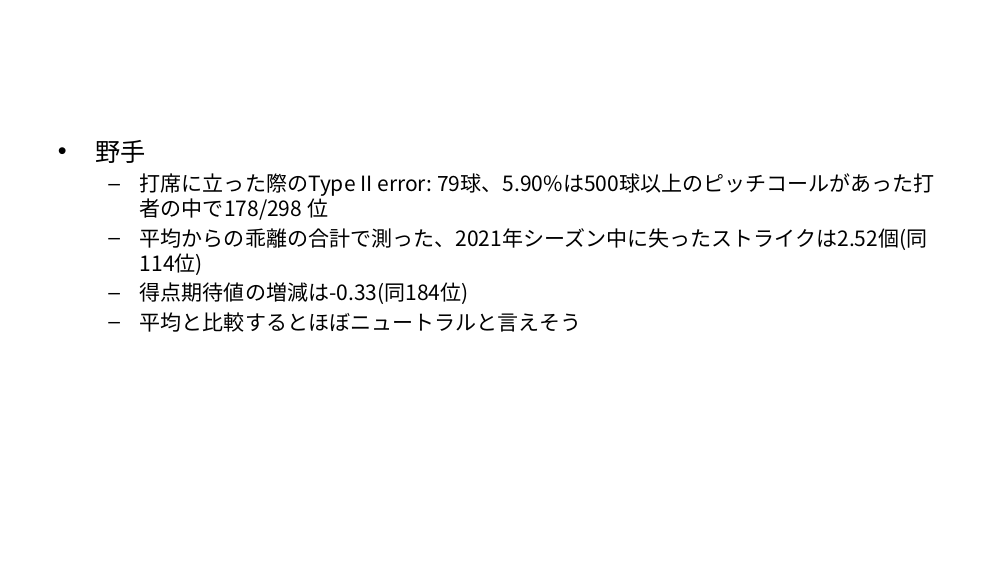
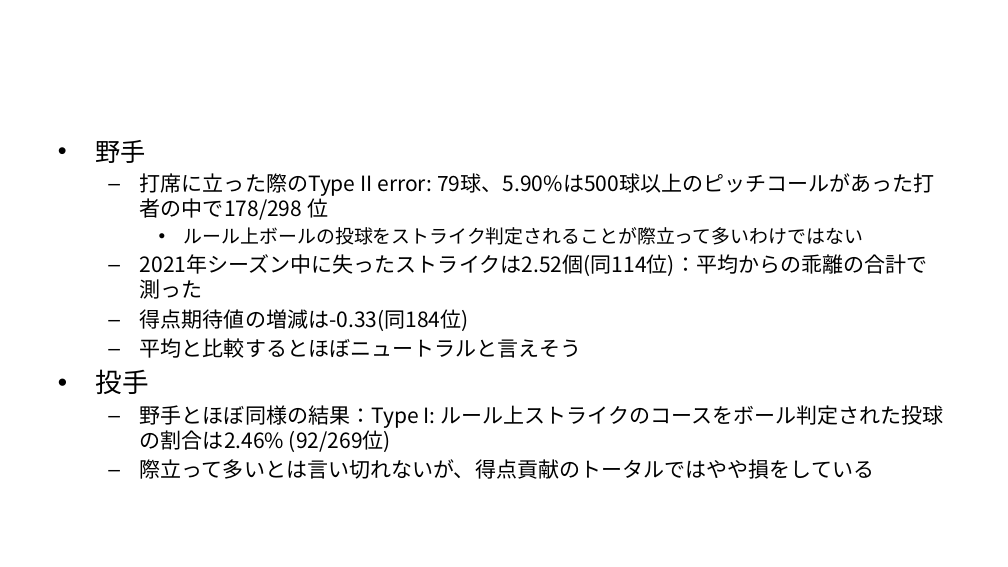
Before and after one commit to T-Reio/ohtani_analyze, a slide deck: slide 38 of slides/ohtani_tj.pptx (slide 35 before the commit). Drawn at 1008x567 pixels with LibreOffice and Linux fonts; fonts in the diff are those of the drawing; background and template pictures are left out. Boxes give left, top, right and bottom in pixels: in the first picture for what was removed or moved away, otherwise in the second. Text is boxed around its words. In the diff, an @@ line names an element or a change of style, - is before the commit and + after.

```diff
--- a/slides/ohtani_tj.pptx
+++ b/slides/ohtani_tj.pptx
@@ text at box(140, 227, 928, 299): text changed @@
-  – 平均からの乖離の合計で測った、2021年シーズン中に失ったストライクは2.52個(同114位)
+    • ルール上ボールの投球をストライク判定されることが際立って多いわけではない
+  – 2021年シーズン中に失ったストライクは2.52個(同114位)：平均からの乖離の合計で測った
@@ text at box(96, 369, 943, 479): paragraphs added @@
+• 投手
+  – 野手とほぼ同様の結果：Type I: ルール上ストライクのコースをボール判定された投球の割合は2.46% (92/269位)
+  – 際立って多いとは言い切れないが、得点貢献のトータルではやや損をしている
```
Also in this commit, not shown: 11 other slides changed, 4 slides added, 2 slides removed, 16 other files.
